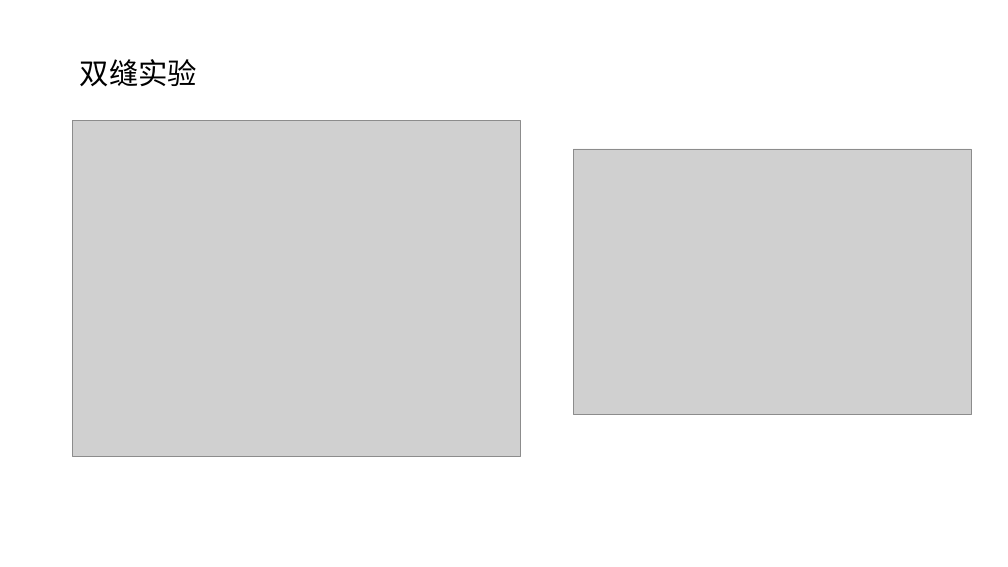
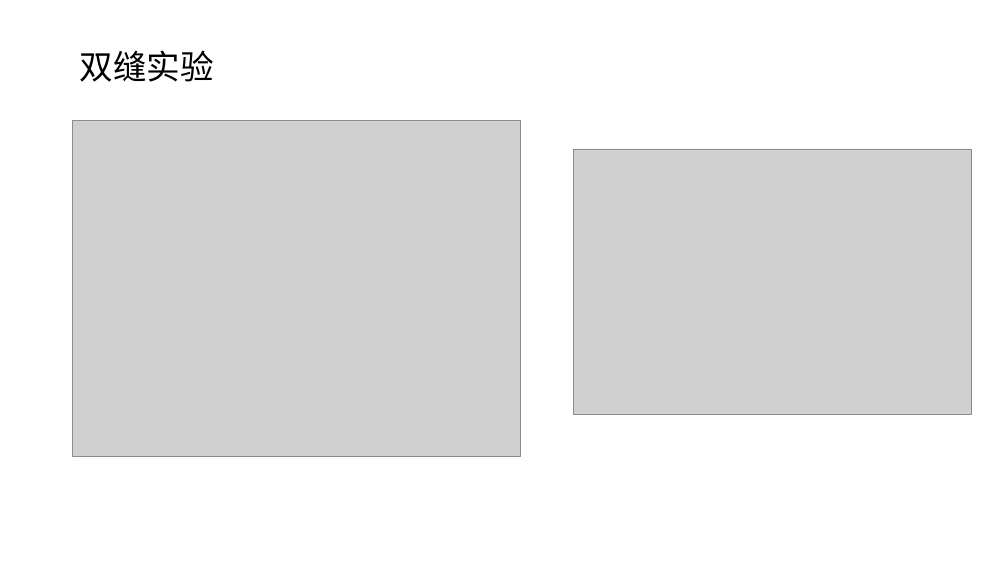
Before and after one commit to FredJiangFei/MyDocuments, a slide deck: slide 2 of 其他/薛定谔的猫/薛定谔的猫.pptx. Drawn at 1008x567 pixels with LibreOffice and Linux fonts; fonts in the diff are those of the drawing; grey boxes stand for pictures. Boxes give left, top, right and bottom in pixels: in the first picture for what was removed or moved away, otherwise in the second. Text is boxed around its words. In the diff, an @@ line names an element or a change of style, - is before the commit and + after.

```diff
--- a/其他/薛定谔的猫/薛定谔的猫.pptx
+++ b/其他/薛定谔的猫/薛定谔的猫.pptx
@@ text "双缝实验": place and size @@
-text "双缝实验" at box(80, 59, 197, 87)
+text "双缝实验" at box(80, 50, 214, 82)
@@ text "双缝实验" at box(80, 50, 214, 82): size 28 to 32 pt @@
```
Also in this commit, not shown: 5 other slides changed, 3 slides added, 3 slides removed, 3 other files.
